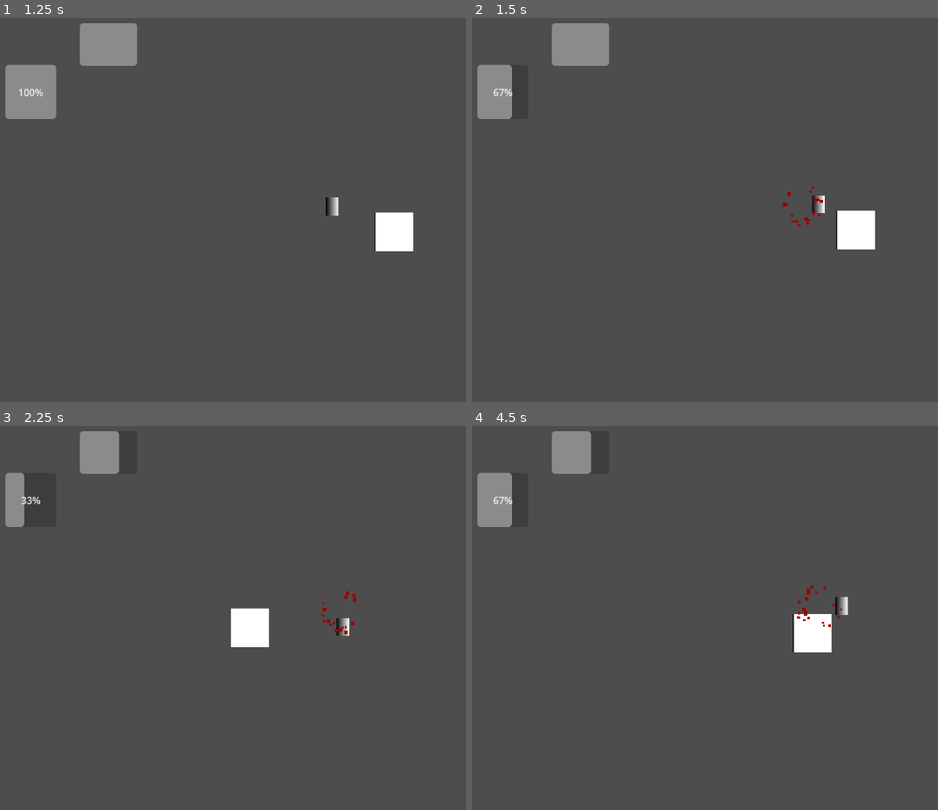
Above: before the commit, frames 1-4 (two rows, left to right).
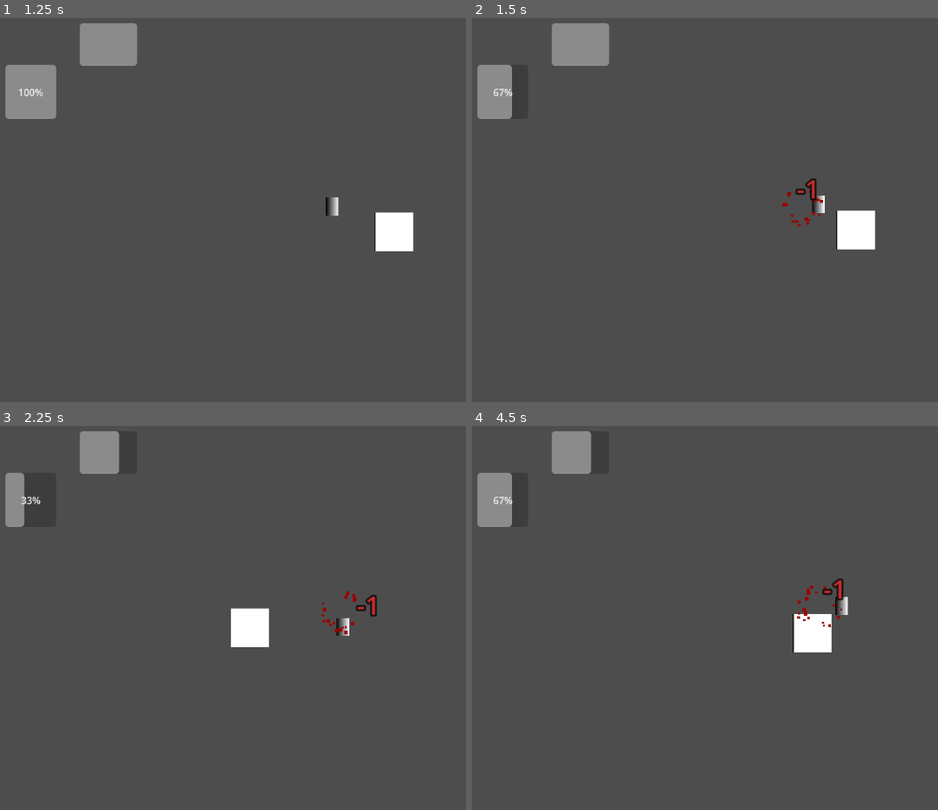
Above: after the commit, the same moments.

Repository: MarsikBlancik/HackathonV3
Game: Godot game, scene res://main_menu.tscn
The game is run twice, just before and just after one commit, with the same random seed, the same clock (stepped at 60 frames per second) and the same inputs. The engine's default icon, where the game draws it, is replaced by a stand-in: a white triangle on a blue panel in a dark square.
Inputs (mouse positions are in pixels of both pictures, inside the frame that each line leads up to):
- Up to frame 1 (1.25 s): click "Graj" at 0.5 s
- Up to frame 2 (1.5 s): tap Enter at 1.25 s; move the mouse to (outside the picture) at 1.27 s; hold D from 1.28 s (still down); tap F at 1.35 s; click (outside the picture) at 1.42 s
- Up to frame 3 (2.25 s): tap Space at 1.52 s; move the mouse to (191, 633) at 2.02 s; release D at 2.03 s; hold S from 2.03 s (still down); tap F at 2.1 s
- Up to frame 4 (4.5 s): tap Space at 2.27, 4.25 s; move the mouse to (872, 529) at 2.77 s; release S at 2.78 s; hold D 2.78-3.5 s; tap F at 2.85, 4.35 s; click "Restart" at 3.5 s; move the mouse to (770, 690) at 4.27 s; hold W from 4.28 s (still down); click (770, 690) at 4.42 s

Frame 1 is identical in both runs. In frame 2, 0.1% of the frame differs, in the area x 69-75%, y 41-48%; in frame 3, 0.1%, in the area x 76-81%, y 43-50%; in frame 4, 0.1%.

Commit message:
damage numbers

Diff:
--- a/enemy.gd
+++ b/enemy.gd
@@ -67,6 +67,8 @@
 	hp -= amount
 	print("Przeciwnik dostał! Zostało mu ", hp, " HP.")
 
+	spawn_damage_number(abs(amount))
+
 	# 1. Knockback (odrzucenie w przeciwnym kierunku do źródła ataku)
 	var push_direction = (global_position - source_position).normalized()
 	knockback_velocity = push_direction * 400.0 # 400 to siła odrzutu
@@ -88,6 +90,37 @@
 	if hp <= 0:
 		die()
 
+func spawn_damage_number(damage_value: int) -> void:
+	var label = Label.new()
+	label.text = "-" + str(damage_value)
+
+	# Stylizacja tekstu (kolor czerwony, pogrubienie i czarny obrys dla czytelności)
+	label.add_theme_color_override("font_color", Color(1.0, 0.2, 0.2))
+	label.add_theme_font_size_override("font_size", 42)
+	label.add_theme_constant_override("outline_size", 12)
+
+	# Losowa pozycja wokół gracza
+	var random_offset = Vector2(randf_range(-30, 30), randf_range(-40, -10))
+	label.global_position = global_position + random_offset
+
+	# Z-Index, aby upewnić się, że tekst jest nad graczem/resztą gry
+	label.z_index = 10
+
+	# Ważne: dodajemy do głównego drzewa (rodzica gracza), aby napis nie ruszał się razem z graczem
+	get_parent().add_child(label)
+
+	# Animacja za pomocą Tween (równoległa: unosi się i staje się przezroczysty)
+	var tween = label.create_tween()
+	tween.set_parallel(true)
+
+	# Przesunięcie wyżej o 40 pikseli w 0.6 sekundy
+	tween.tween_property(label, "global_position:y", label.global_position.y - 40, 0.6).set_ease(Tween.EASE_OUT).set_trans(Tween.TRANS_CUBIC)
+	# Zanikanie (kanał alpha) w 0.6 sekundy
+	tween.tween_property(label, "modulate:a", 0.0, 0.6).set_ease(Tween.EASE_IN)
+
+	# Po zakończeniu animacji usuwamy Label, żeby nie zaśmiecać pamięci
+	tween.chain().tween_callback(label.queue_free)
+
 func die() -> void:
 	print("Przeciwnik pokonany!")
 	queue_free()
--- a/pause_menu.tscn
+++ b/pause_menu.tscn
@@ -16,7 +16,6 @@
 size_flags_vertical = 4
 theme = SubResource("Theme_hdmo1")
 script = ExtResource("1_hdmo1")
-metadata/_edit_use_anchors_ = true
 
 [node name="VBoxContainer" type="VBoxContainer" parent="." unique_id=1499001903]
 layout_mode = 1
@@ -25,7 +24,7 @@
 anchor_bottom = 1.0
 grow_horizontal = 2
 grow_vertical = 2
-metadata/_edit_use_anchors_ = true
+alignment = 1
 
 [node name="Continue" type="Button" parent="VBoxContainer" unique_id=756512604]
 custom_minimum_size = Vector2(350, 125)
--- a/player.gd
+++ b/player.gd
@@ -146,6 +146,8 @@
 	current_hp = clampi(current_hp + amount, 0, max_hp)
 	hp_changed.emit(current_hp, max_hp)
 
+	spawn_damage_number(abs(amount))
+
 	if amount < 0:
 		apply_camera_shake(15.0)
 		if source_position != Vector2.ZERO:
@@ -164,6 +166,37 @@
 	current_energy = clampi(current_energy + amount, 0, max_energy)
 	energy_changed.emit(current_energy, max_energy)
 
+func spawn_damage_number(damage_value: int) -> void:
+	var label = Label.new()
+	label.text = "-" + str(damage_value)
+
+	# Stylizacja tekstu (kolor czerwony, pogrubienie i czarny obrys dla czytelności)
+	label.add_theme_color_override("font_color", Color(1.0, 0.2, 0.2))
+	label.add_theme_font_size_override("font_size", 42)
+	label.add_theme_constant_override("outline_size", 12)
+
+	# Losowa pozycja wokół gracza
+	var random_offset = Vector2(randf_range(-30, 30), randf_range(-40, -10))
+	label.global_position = global_position + random_offset
+
+	# Z-Index, aby upewnić się, że tekst jest nad graczem/resztą gry
+	label.z_index = 10
+
+	# Ważne: dodajemy do głównego drzewa (rodzica gracza), aby napis nie ruszał się razem z graczem
+	get_parent().add_child(label)
+
+	# Animacja za pomocą Tween (równoległa: unosi się i staje się przezroczysty)
+	var tween = label.create_tween()
+	tween.set_parallel(true)
+
+	# Przesunięcie wyżej o 40 pikseli w 0.6 sekundy
+	tween.tween_property(label, "global_position:y", label.global_position.y - 40, 0.6).set_ease(Tween.EASE_OUT).set_trans(Tween.TRANS_CUBIC)
+	# Zanikanie (kanał alpha) w 0.6 sekundy
+	tween.tween_property(label, "modulate:a", 0.0, 0.6).set_ease(Tween.EASE_IN)
+
+	# Po zakończeniu animacji usuwamy Label, żeby nie zaśmiecać pamięci
+	tween.chain().tween_callback(label.queue_free)
+
 func die() -> void:
 	# Używamy call_deferred, aby uniknąć błędów fizyki przy zmianie sceny
 	get_tree().call_deferred("change_scene_to_file", "res://game_over_menu.tscn")
--- a/ranged_enemy.gd
+++ b/ranged_enemy.gd
@@ -73,6 +73,8 @@
 func take_damage(amount: int, source_position: Vector2) -> void:
 	hp -= amount
 
+	spawn_damage_number(abs(amount))
+
 	# 1. Knockback
 	var push_direction = (global_position - source_position).normalized()
 	knockback_velocity = push_direction * 400.0
@@ -94,5 +96,36 @@
 	if hp <= 0:
 		die()
 
+func spawn_damage_number(damage_value: int) -> void:
+	var label = Label.new()
+	label.text = "-" + str(damage_value)
+
+	# Stylizacja tekstu (kolor czerwony, pogrubienie i czarny obrys dla czytelności)
+	label.add_theme_color_override("font_color", Color(1.0, 0.2, 0.2))
+	label.add_theme_font_size_override("font_size", 42)
+	label.add_theme_constant_override("outline_size", 12)
+
+	# Losowa pozycja wokół gracza
+	var random_offset = Vector2(randf_range(-30, 30), randf_range(-40, -10))
+	label.global_position = global_position + random_offset
+
+	# Z-Index, aby upewnić się, że tekst jest nad graczem/resztą gry
+	label.z_index = 10
+
+	# Ważne: dodajemy do głównego drzewa (rodzica gracza), aby napis nie ruszał się razem z graczem
+	get_parent().add_child(label)
+
+	# Animacja za pomocą Tween (równoległa: unosi się i staje się przezroczysty)
+	var tween = label.create_tween()
+	tween.set_parallel(true)
+
+	# Przesunięcie wyżej o 40 pikseli w 0.6 sekundy
+	tween.tween_property(label, "global_position:y", label.global_position.y - 40, 0.6).set_ease(Tween.EASE_OUT).set_trans(Tween.TRANS_CUBIC)
+	# Zanikanie (kanał alpha) w 0.6 sekundy
+	tween.tween_property(label, "modulate:a", 0.0, 0.6).set_ease(Tween.EASE_IN)
+
+	# Po zakończeniu animacji usuwamy Label, żeby nie zaśmiecać pamięci
+	tween.chain().tween_callback(label.queue_free)
+
 func die() -> void:
 	queue_free()
